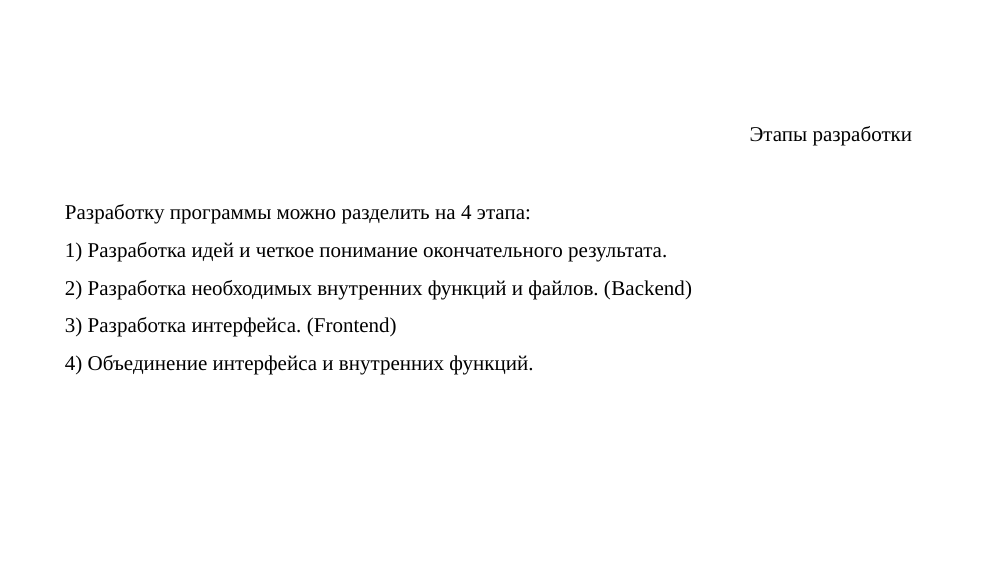
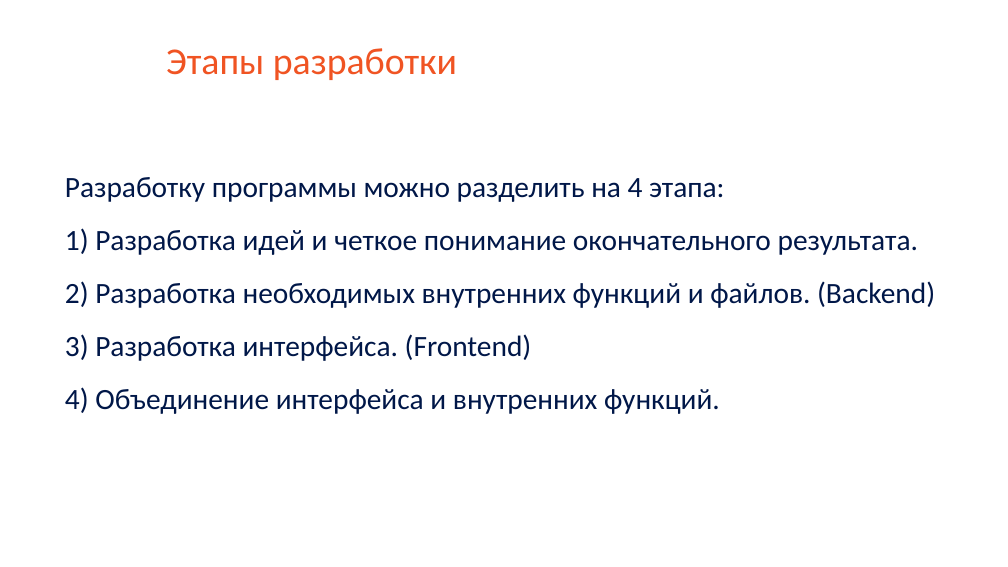
Before and after one commit to saaasssska/helper_by_school, a slide deck: slide 7 of Documentation/project.pptx. Drawn at 1008x567 pixels with LibreOffice and Linux fonts; fonts in the diff are those of the drawing; background and template pictures are left out. Boxes give left, top, right and bottom in pixels: in the first picture for what was removed or moved away, otherwise in the second. Text is boxed around its words. In the diff, an @@ line names an element or a change of style, - is before the commit and + after.

```diff
--- a/Documentation/project.pptx
+++ b/Documentation/project.pptx
@@ text "Этапы разработки": place and size @@
-text "Этапы разработки" at [750, 126, 913, 146]
+text "Этапы разработки" at [166, 48, 457, 80]
@@ text "Этапы разработки" at [166, 48, 457, 80]: size 20 to 36 pt, font Times New Roman to Calibri, text colour #000000 to #F05423 @@
@@ text "Разработку программы можно разделить на ...": place and size @@
-text "Разработку программы можно разделить на ..." at [65, 204, 692, 375]
+text "Разработку программы можно разделить на ..." at [65, 177, 935, 414]
@@ text "Разработку программы можно разделить на ..." at [65, 177, 935, 414]: size 20 to 28 pt, font Times New Roman to Calibri, text colour #000000 to #001748 @@
```
Also in this commit, not shown: 10 other slides changed.
